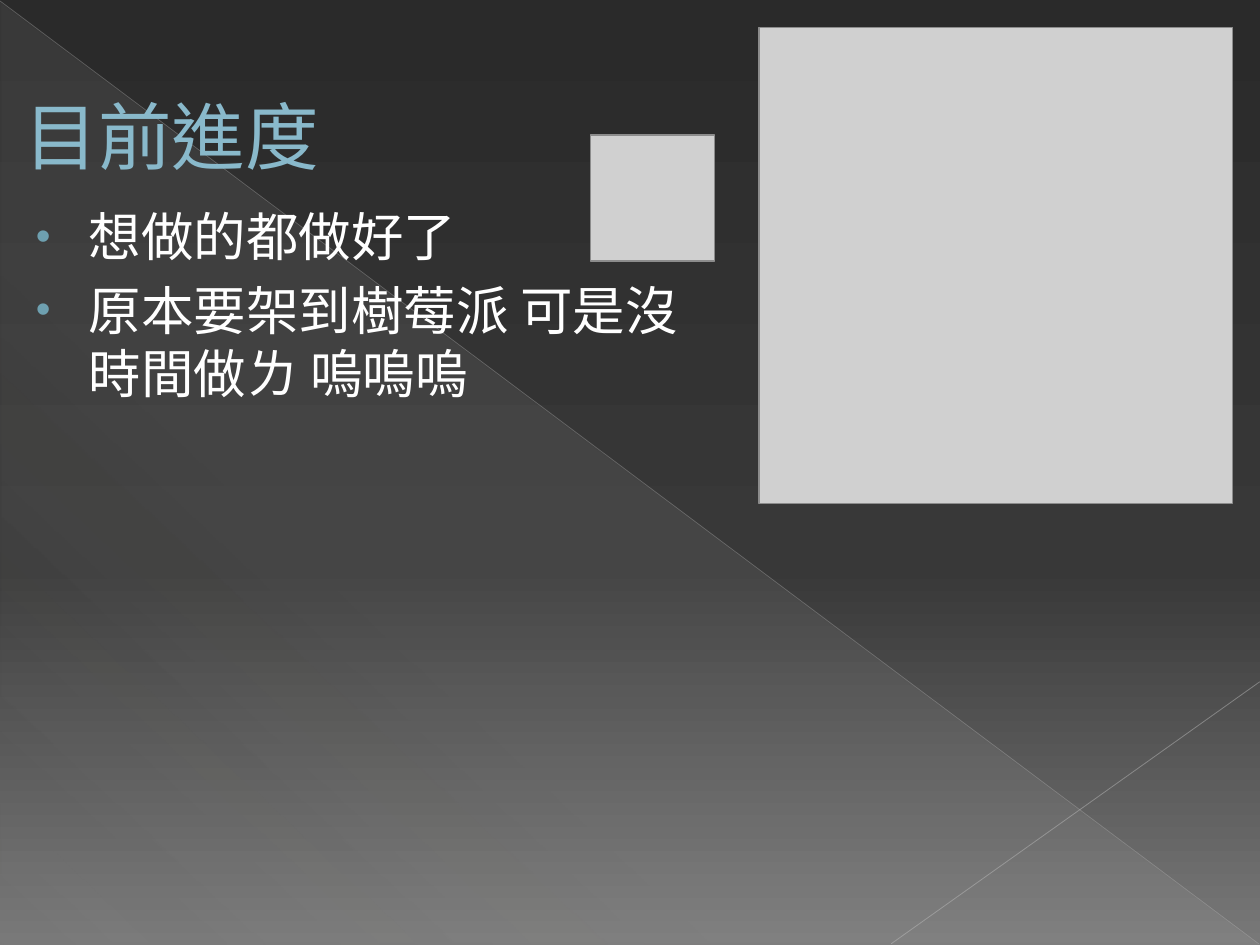
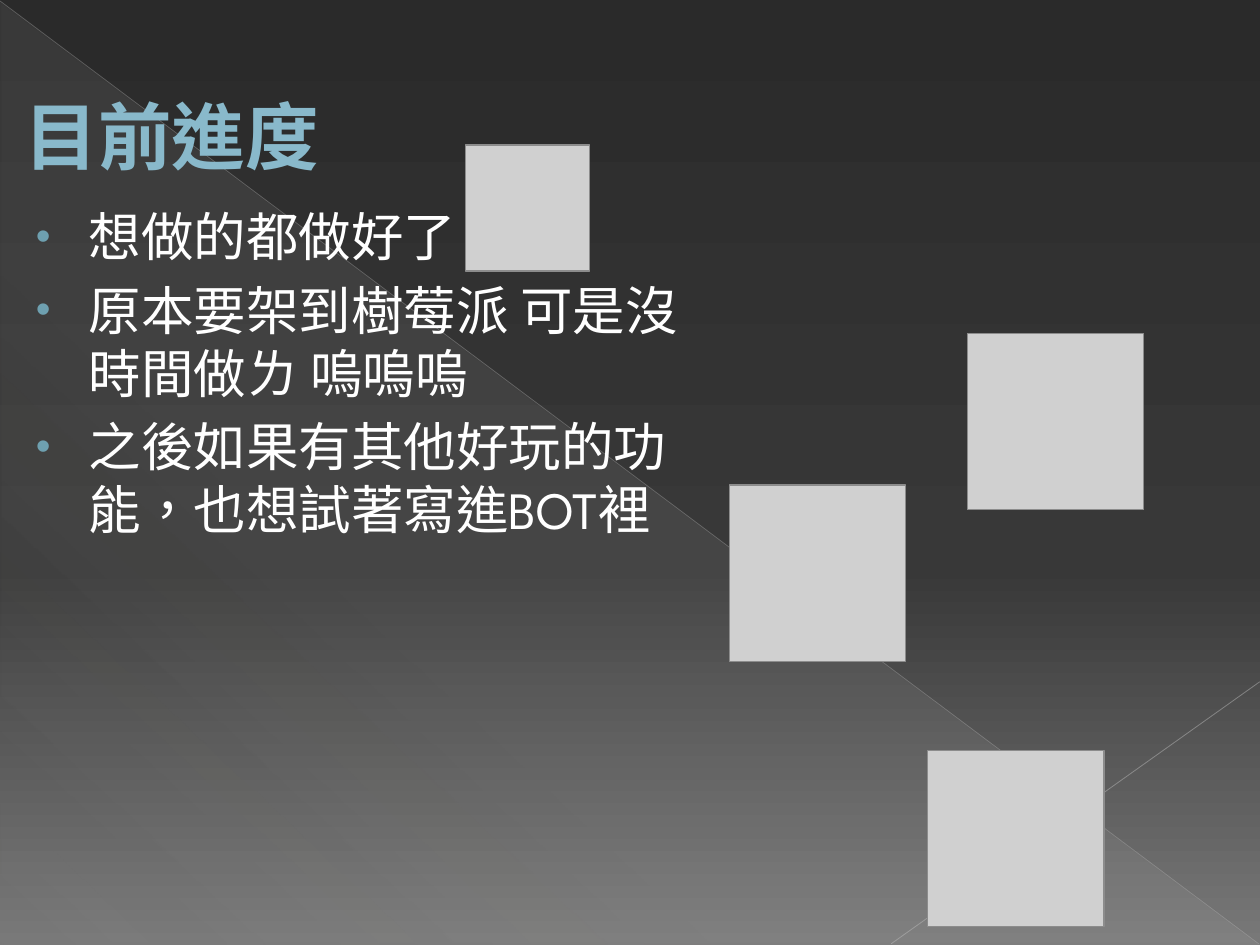
Before and after one commit to littlepanda419/justpanda, a slide deck: slide 18 of 專題.pptx (slide 7 before the commit). Drawn at 1260x945 pixels with LibreOffice and Linux fonts; fonts in the diff are those of the drawing; grey boxes stand for pictures; background and template pictures are left out. Boxes give left, top, right and bottom in pixels: in the first picture for what was removed or moved away, otherwise in the second. Text is boxed around its words. In the diff, an @@ line names an element or a change of style, - is before the commit and + after.

```diff
--- a/專題.pptx
+++ b/專題.pptx
@@ picture removed at (x1=759, y1=28, x2=1232, y2=504) @@
@@ title "目前進度" at (x1=25, y1=101, x2=319, y2=171): bold on @@
@@ picture moved from (x1=591, y1=135, x2=716, y2=261) to (x1=465, y1=145, x2=590, y2=271) @@
@@ picture added at (x1=968, y1=334, x2=1144, y2=510) @@
@@ text at (x1=89, y1=422, x2=666, y2=533): paragraph added @@
+• 之後如果有其他好玩的功能，也想試著寫進BOT裡
@@ picture added at (x1=730, y1=485, x2=906, y2=662) @@
@@ picture added at (x1=927, y1=750, x2=1104, y2=926) @@
```
Also in this commit, not shown: 6 other slides changed, 12 slides added, 5 other files.
